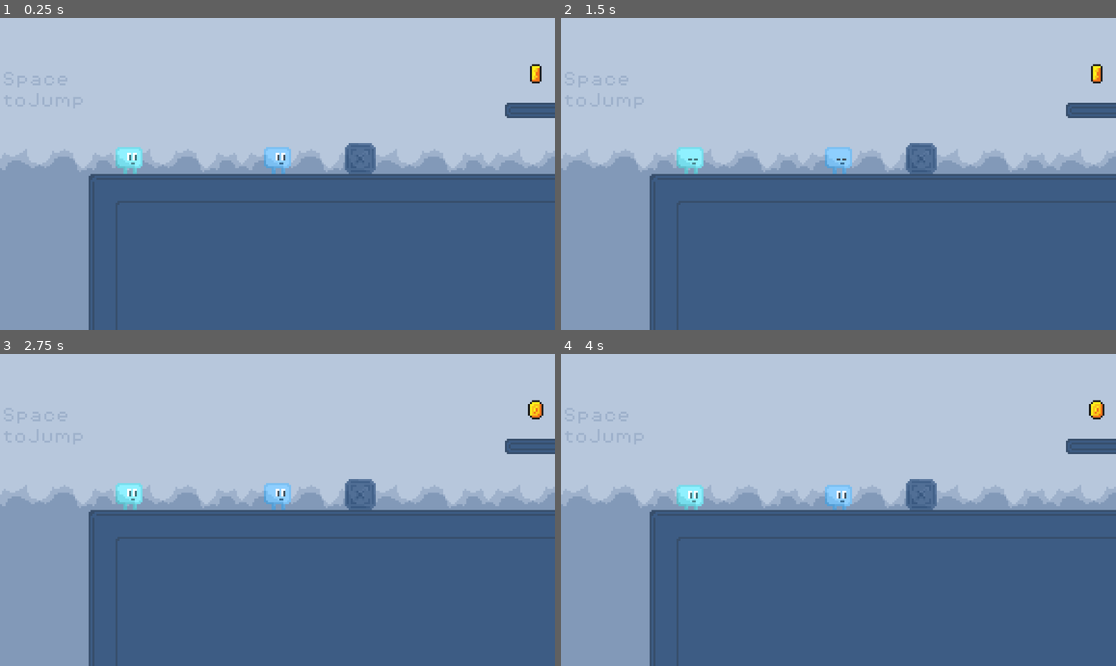
Above: before the commit, frames 1-4 (two rows, left to right).
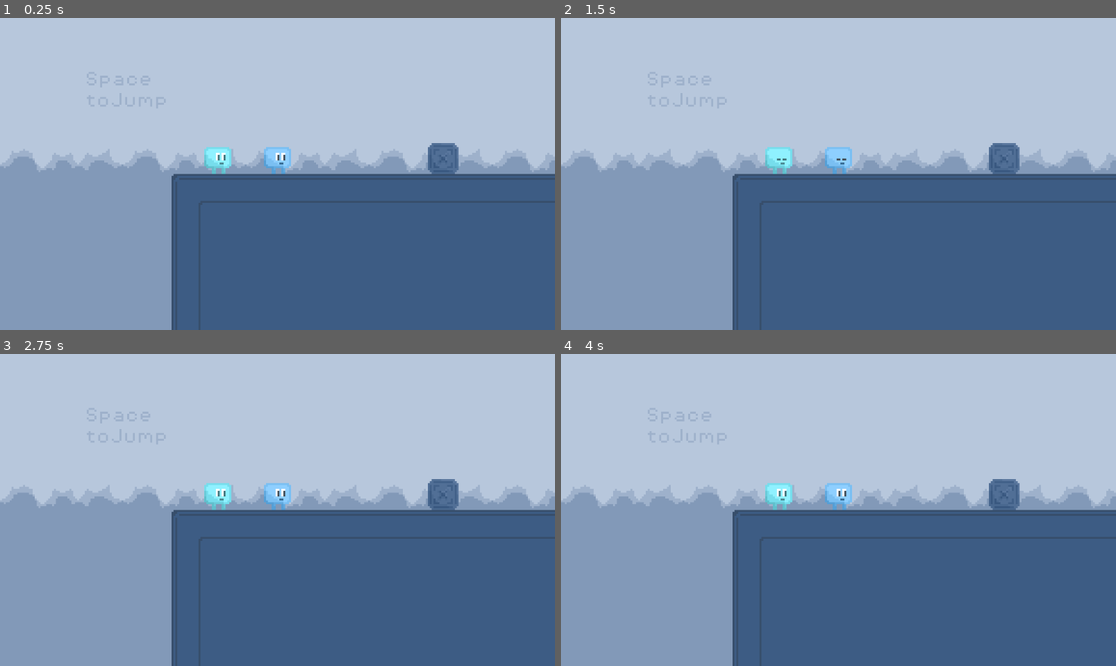
Above: after the commit, the same moments.

Repository: NeoRain314/GodotProjects
Game: Godot game, scene res://scenes/game.tscn
Two runs of this game, one before a commit and one after it. Both use one fixed random seed, a clock stepped at 60 frames per second and the inputs below.
Inputs:
- Up to frame 1 (0.25 s): no input
- Up to frame 2 (1.5 s): no input
- Up to frame 3 (2.75 s): no input
- Up to frame 4 (4 s): no input

The runs differ from the first frame. In frame 1, 12% of the frame differs, in the area x 0-100%, y 14-100%; in frame 2, 12%; in frame 3, 12%; in frame 4, 12%.

Commit message:
little level changes

Diff:
--- a/jumpandrun/scenes/Level/Level_1.tscn
+++ b/jumpandrun/scenes/Level/Level_1.tscn
@@ -141,10 +141,10 @@
 position = Vector2(108, -46)
 
 [node name="coin2" parent="Coins" instance=ExtResource("2_1tdkx")]
-position = Vector2(177, -92)
+position = Vector2(197, -144)
 
 [node name="coin3" parent="Coins" instance=ExtResource("2_1tdkx")]
-position = Vector2(217, -92)
+position = Vector2(197, -162)
 
 [node name="coin9" parent="Coins" instance=ExtResource("2_1tdkx")]
 position = Vector2(512, -12)
@@ -217,4 +217,22 @@
 text = "Good job!"
 
 [node name="Box" parent="." instance=ExtResource("6_f63rn")]
-position = Vector2(-221, -8)
+position = Vector2(-249, -8)
+
+[node name="Box3" parent="." instance=ExtResource("6_f63rn")]
+position = Vector2(-1, -8)
+
+[node name="Box4" parent="." instance=ExtResource("6_f63rn")]
+position = Vector2(-1, -27)
+
+[node name="Box5" parent="." instance=ExtResource("6_f63rn")]
+position = Vector2(-1, -50)
+
+[node name="Box6" parent="." instance=ExtResource("6_f63rn")]
+position = Vector2(-1, -72)
+
+[node name="Box7" parent="." instance=ExtResource("6_f63rn")]
+position = Vector2(-1, -91)
+
+[node name="Box2" parent="." instance=ExtResource("6_f63rn")]
+position = Vector2(197, -89)
--- a/jumpandrun/scenes/Level/Level_2.tscn
+++ b/jumpandrun/scenes/Level/Level_2.tscn
@@ -80,7 +80,7 @@
 physics_layer_0/collision_layer = 1
 sources/0 = SubResource("TileSetAtlasSource_ro12u")
 
-[node name="Node2D" type="Node2D"]
+[node name="Level_2" type="Node2D"]
 
 [node name="TileMap" type="TileMap" parent="."]
 position = Vector2(0, 1)
--- a/jumpandrun/scenes/game.tscn
+++ b/jumpandrun/scenes/game.tscn
@@ -31,14 +31,14 @@
 shape = SubResource("WorldBoundaryShape2D_p57ef")
 
 [node name="Player_1" parent="." instance=ExtResource("1_uwrxv")]
-position = Vector2(-62, -1)
+position = Vector2(-105, -20)
 
 [node name="Camera2D" type="Camera2D" parent="Player_1"]
 zoom = Vector2(4, 4)
 limit_smoothed = true
 
 [node name="Player_2" parent="." instance=ExtResource("1_uwrxv")]
-position = Vector2(-139, 1)
+position = Vector2(-136, -39)
 player_number = 2
 
-[node name="Node2D" parent="." instance=ExtResource("5_p57ef")]
+[node name="Level_2" parent="." instance=ExtResource("5_p57ef")]
